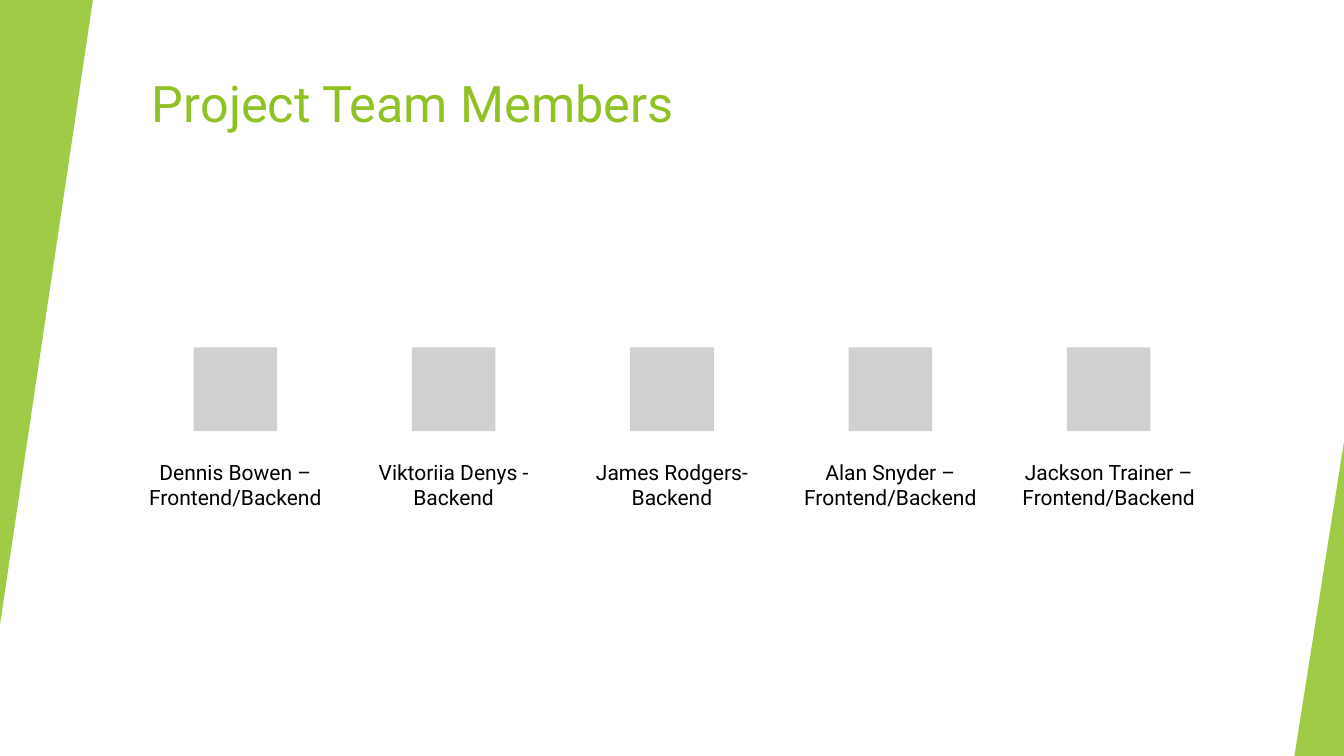
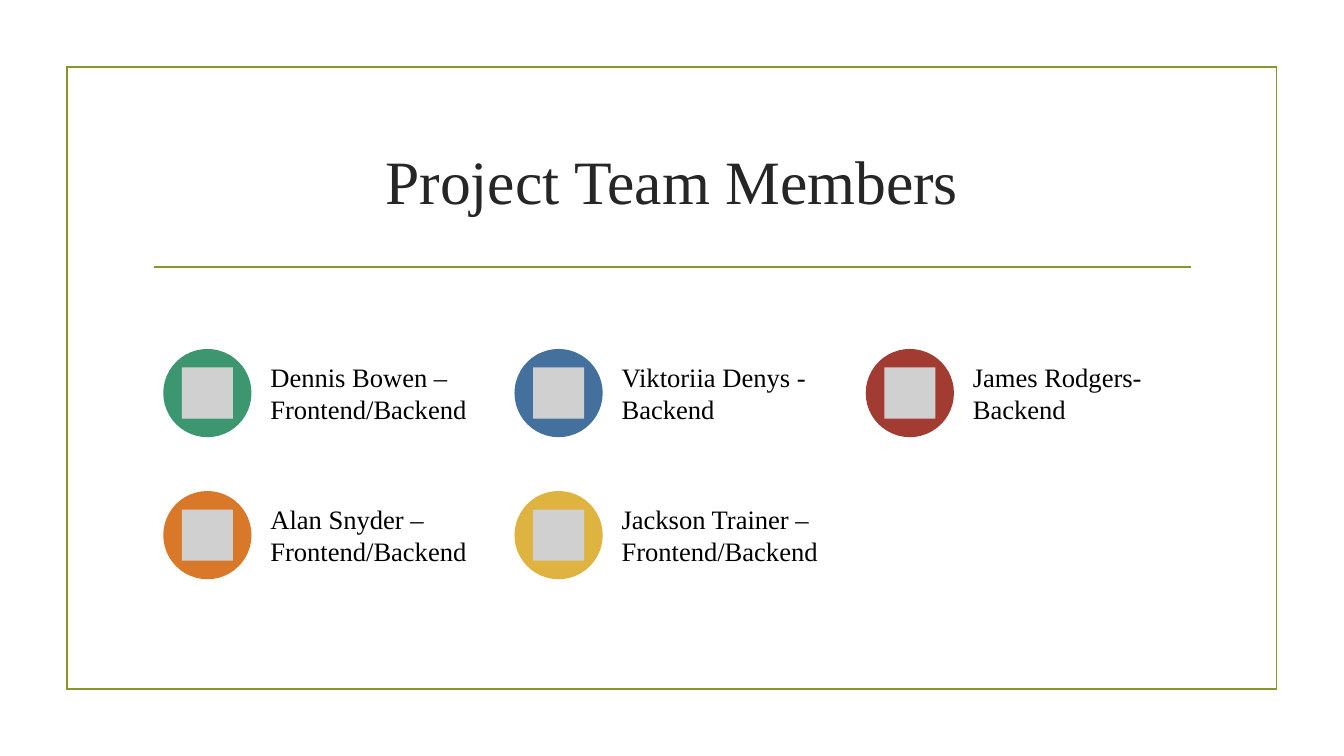
Before and after one commit to vdenys93/scrabble, a slide deck: slide 2 of TechWise_Team_4_-_Project_1_Presentation.pptx. Drawn at 1344x756 pixels with LibreOffice and Linux fonts; fonts in the diff are those of the drawing; grey boxes stand for pictures; background and template pictures are left out. Boxes give left, top, right and bottom in pixels: in the first picture for what was removed or moved away, otherwise in the second. Text is boxed around its words. In the diff, an @@ line names an element or a change of style, - is before the commit and + after.

```diff
--- a/TechWise_Team_4_-_Project_1_Presentation.pptx
+++ b/TechWise_Team_4_-_Project_1_Presentation.pptx
@@ rectangle removed at (0,0,1344,756) @@
@@ triangle removed at (0,0,93,625) @@
@@ rectangle added at (67,68,1276,690), outline #83992A 1.25 pt @@
@@ title "Project Team Members": place and size @@
-title "Project Team Members" at (152,84,673,133)
+title "Project Team Members" at (385,161,958,216)
@@ title "Project Team Members" at (385,161,958,216): size 36 to 44 pt, font Roboto to Times New Roman, text colour #90C226 to #262626; alignment left to centre; vertical alignment top to middle @@
@@ line added from (154, 267) to (1191, 267), #83992A 1.25 pt @@
@@ text "Dennis Bowen – Frontend/Backend": place and size @@
-text "Dennis Bowen – Frontend/Backend" at (149,465,321,507)
+text "Dennis Bowen – Frontend/Backend" at (270,369,466,420)
@@ text "Viktoriia Denys - Backend": place and size @@
-text "Viktoriia Denys - Backend" at (379,464,517,506)
+text "Viktoriia Denys - Backend" at (622,368,790,420)
@@ text "James Rodgers- Backend": place and size @@
-text "James Rodgers- Backend" at (596,464,747,506)
+text "James Rodgers- Backend" at (973,368,1141,420)
@@ group removed at (194,348,1150,432): 5 pictures @@
@@ group removed at (0,0,1344,756): 5 freeform shapes, 3 triangles, 2 lines @@
@@ triangle removed at (1295,443,1344,756) @@
@@ text "Alan Snyder – Frontend/Backend": place and size @@
-text "Alan Snyder – Frontend/Backend" at (804,464,976,507)
+text "Alan Snyder – Frontend/Backend" at (270,510,466,562)
@@ group added at (163,349,955,580): 5 ellipses, 5 pictures @@
@@ size 15 to 19 pt, font Roboto to Times New Roman; alignment centre to left; more space between paragraphs; vertical alignment top to middle in 5 elements at (270,369,466,420), (622,368,790,420), (973,368,1141,420), (270,510,466,562), (622,510,818,562) @@
@@ text "Jackson Trainer – Frontend/Backend": place and size @@
-text "Jackson Trainer – Frontend/Backend" at (1022,464,1194,507)
+text "Jackson Trainer – Frontend/Backend" at (622,510,818,562)
```
Also in this commit, not shown: 7 other slides changed, 2 slides added, 2 slides removed.
